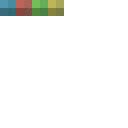
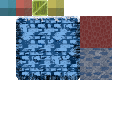
Comparing the layer stacks of the two w=128, h=128 images. Changes:
added layer "box" above "underlying_text_colour" over (x1=32, y1=0, x2=48, y2=16)
painted on "underlying_text_colour" over (x1=32, y1=0, x2=48, y2=16)
added layer "fg" above "bg" over (x1=16, y1=16, x2=80, y2=80)
added layer "bg" over (x1=80, y1=16, x2=112, y2=80)
